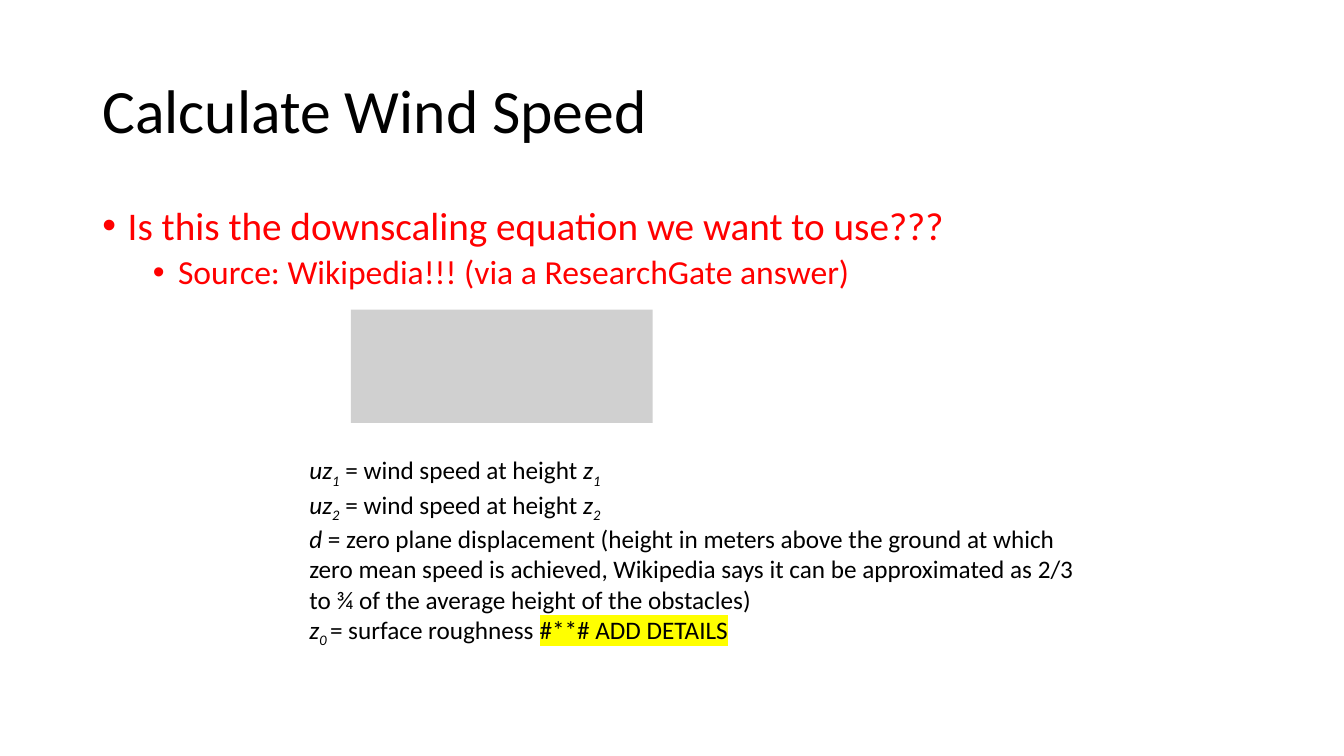
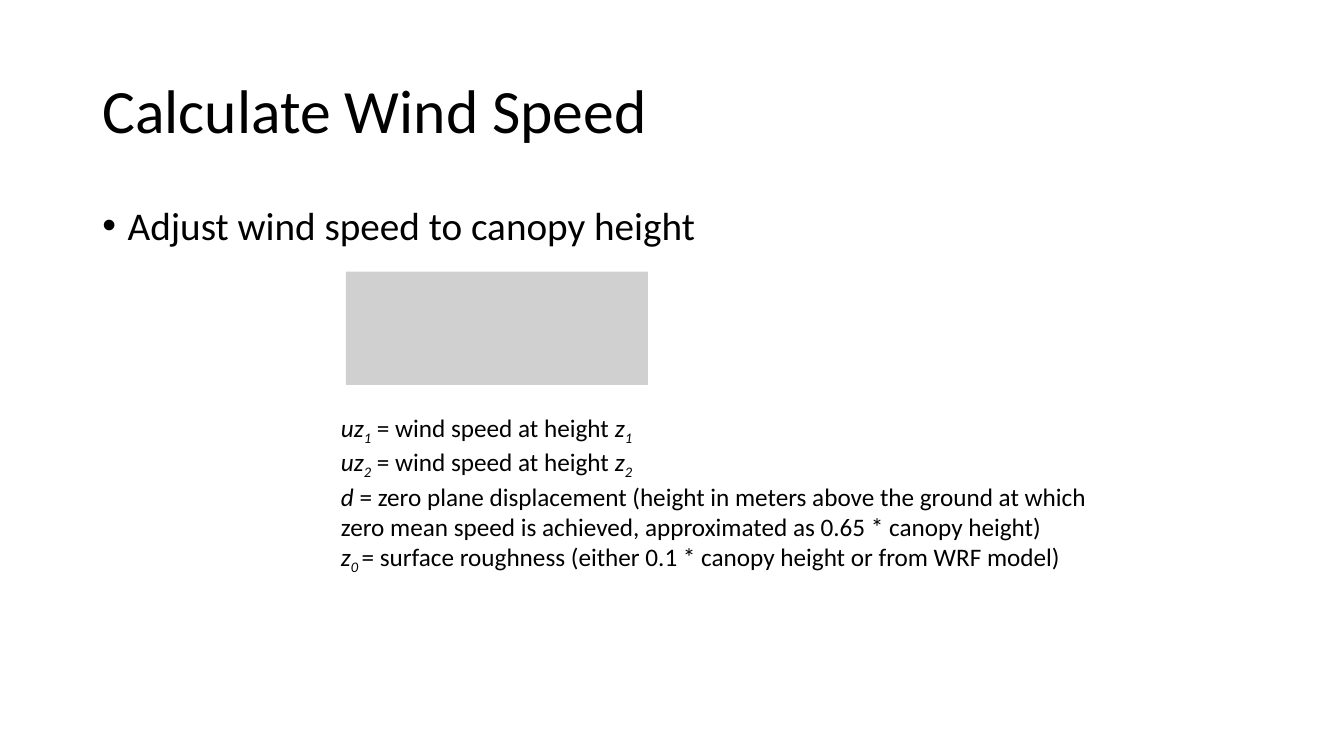
Before and after one commit to akeyel/HI_WRF, a slide deck: slide 15 of Progress/3D_Calcs.pptx (slide 16 before the commit). Drawn at 1344x756 pixels with LibreOffice and Linux fonts; fonts in the diff are those of the drawing; grey boxes stand for pictures. Boxes give left, top, right and bottom in pixels: in the first picture for what was removed or moved away, otherwise in the second. Text is boxed around its words. In the diff, an @@ line names an element or a change of style, - is before the commit and + after.

```diff
--- a/Progress/3D_Calcs.pptx
+++ b/Progress/3D_Calcs.pptx
@@ text at bbox=[128, 212, 695, 247]: text changed; size 24 to 28 pt; text colour #FF0000 to #000000 @@
-• Is this the downscaling equation we want to use???
-  • Source: Wikipedia!!! (via a ResearchGate answer)
+• Adjust wind speed to canopy height
@@ picture: place and size @@
-picture at bbox=[351, 310, 653, 422]
+picture at bbox=[346, 272, 648, 385]
@@ text "uz1 = wind speed at ...": place and size @@
-text "uz1 = wind speed at ..." at bbox=[309, 461, 1073, 644]
+text "uz1 = wind speed at ..." at bbox=[341, 419, 1086, 571]
@@ text at bbox=[341, 487, 1086, 571]: text changed @@
-d = zero plane displacement (height in meters above the ground at which zero mean speed is achieved, Wikipedia says it can be approximated as 2/3 to ¾ of the average height of the obstacles)
-z0 = surface roughness #**# ADD DETAILS
+d = zero plane displacement (height in meters above the ground at which zero mean speed is achieved, approximated as 0.65 * canopy height)
+z0 = surface roughness (either 0.1 * canopy height or from WRF model)
```
Also in this commit, not shown: 3 other slides changed, 2 slides added, 3 slides removed, 6 other files.
